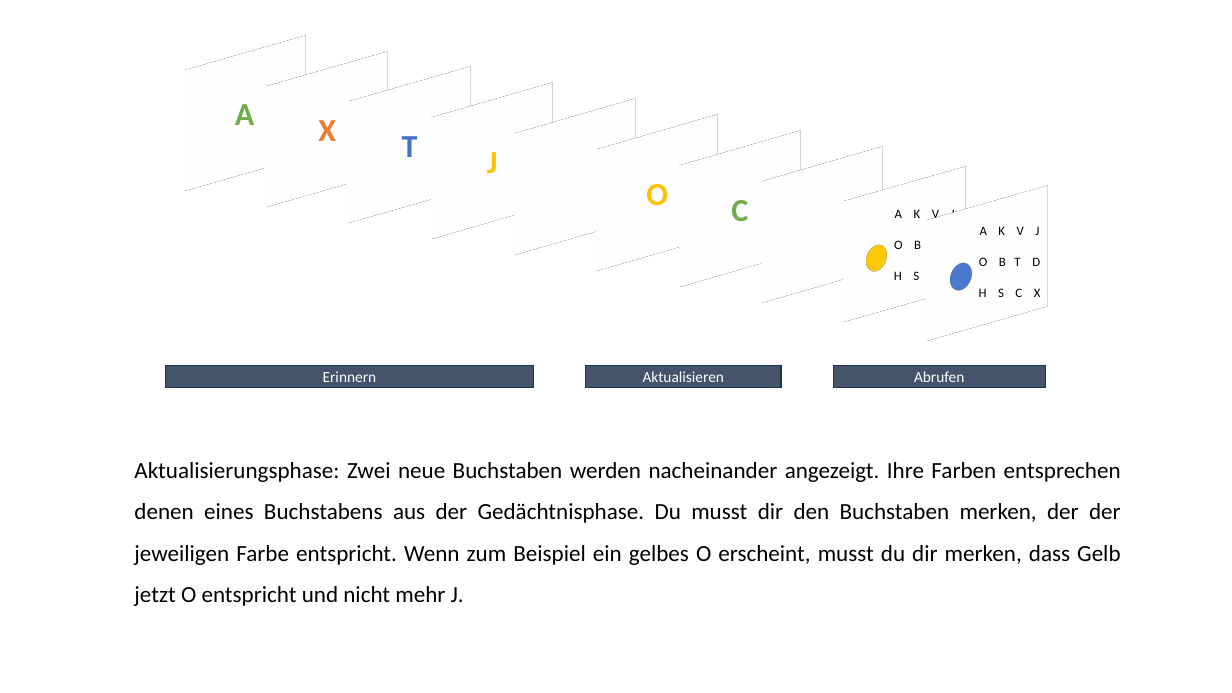
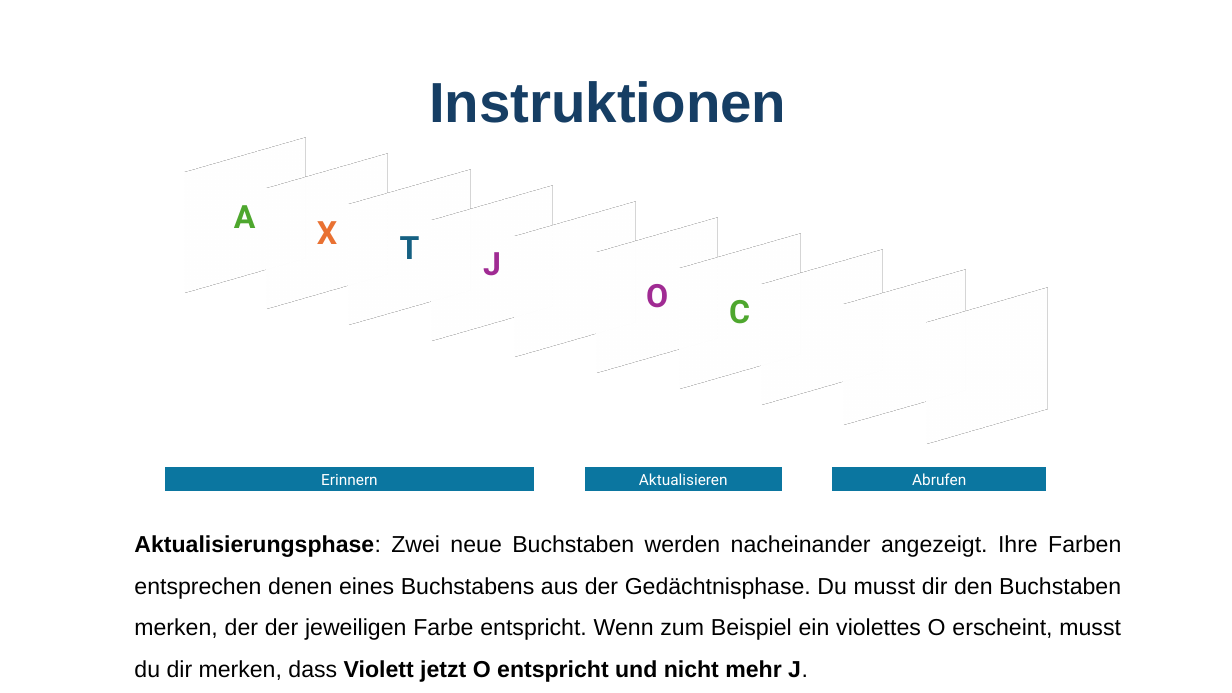
Before and after one commit to GidonFrischkorn/Ambizione-IndividualDifferencesStudy, a slide deck: slide 3 of tasks/letter-updating-task/assets/images/instruction-de/instruction.pptx. Drawn at 1232x693 pixels with LibreOffice and Linux fonts; fonts in the diff are those of the drawing. Boxes give left, top, right and bottom in pixels: in the first picture for what was removed or moved away, otherwise in the second. Text is boxed around its words. In the diff, an @@ line names an element or a change of style, - is before the commit and + after.

```diff
--- a/tasks/letter-updating-task/assets/images/instruction-de/instruction.pptx
+++ b/tasks/letter-updating-task/assets/images/instruction-de/instruction.pptx
@@ text added at [429,81,786,123], 44 pt, text #163E64, bold @@
+Instruktionen
@@ rectangle "A" at [165,152,323,280]: font Calibri to Roboto, text colour #70AD47 to #4EA72E @@
@@ rectangle "X" at [248,167,406,296]: font Calibri to Roboto, text colour #ED7D31 to #E97132 @@
@@ rectangle "T" at [331,183,489,311]: font Calibri to Roboto, text colour #4472C4 to #156082 @@
@@ rectangle "J" at [413,199,571,327]: font Calibri to Roboto, text colour #FFC000 to #A02B93 @@
@@ rectangle "O" at [579,231,737,360]: font Calibri to Roboto, text colour #FFC000 to #A02B93 @@
@@ rectangle "C" at [661,247,819,375]: font Calibri to Roboto, text colour #70AD47 to #4EA72E @@
@@ group removed at [863,209,1041,297]: 2 ellipses, 2 texts @@
-A K V J
-O B T D
-H S C X
-A K V J
-O B T D
-H S C X
@@ 9 rectangles: place and size @@
-9 rectangles at [165,49,1046,387]
+9 rectangles at [165,152,1046,490]
@@ 4 rectangles: place and size @@
-4 rectangles at [248,65,1067,327]
+4 rectangles at [248,167,1067,430]
@@ font Calibri to Roboto; fill #44546A to #0B76A0; outline #1E3256 1 pt to #0B76A0 1.5 pt in 3 elements at [165,469,533,490], [586,469,782,490], [834,469,1046,490] @@
@@ text at [134,535,1121,682]: text changed; font Calibri to Arial @@
-Aktualisierungsphase: Zwei neue Buchstaben werden nacheinander angezeigt. Ihre Farben entsprechen denen eines Buchstabens aus der Gedächtnisphase. Du musst dir den Buchstaben merken, der der jeweiligen Farbe entspricht. Wenn zum Beispiel ein gelbes O erscheint, musst du dir merken, dass Gelb jetzt O entspricht und nicht mehr J.
+Aktualisierungsphase: Zwei neue Buchstaben werden nacheinander angezeigt. Ihre Farben entsprechen denen eines Buchstabens aus der Gedächtnisphase. Du musst dir den Buchstaben merken, der der jeweiligen Farbe entspricht. Wenn zum Beispiel ein violettes O erscheint, musst du dir merken, dass Violett jetzt O entspricht und nicht mehr J.
```
Also in this commit, not shown: 3 other slides changed, 5 other files.
